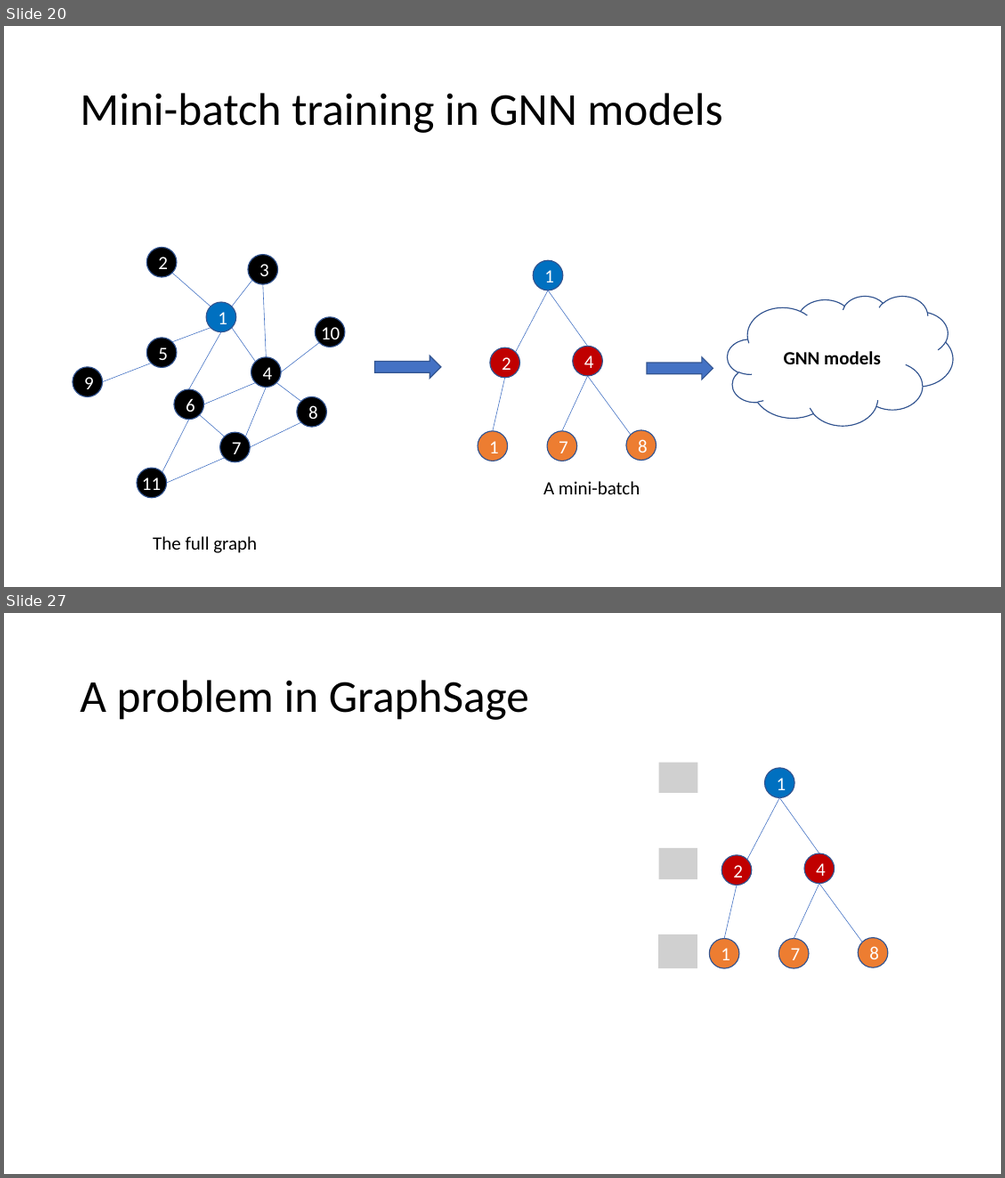
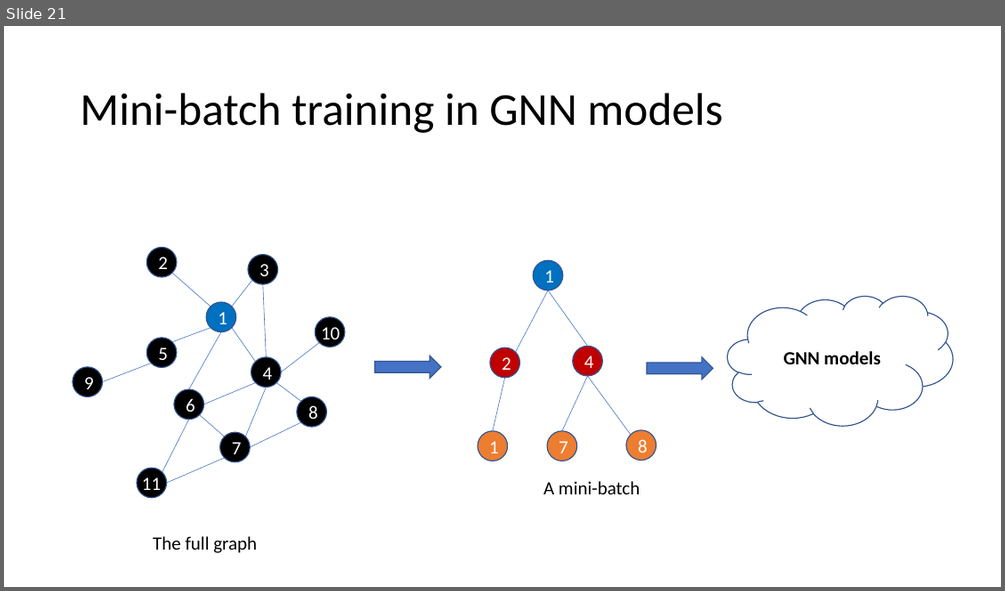
Before and after one commit to dglai/WWW20-Hands-on-Tutorial, a slide deck: large_graphs/sampling.pptx. Shown one above the other, each under a label of ours: slides 20 and 27 before the commit, slide 21 after it; the slides between them are not shown. The pictures are 1005x1178 and 1005x591 pixels, drawn with LibreOffice and Linux fonts; fonts in the diff are those of the drawing; grey boxes stand for pictures. Boxes give left, top, right and bottom in pixels: in the first picture for what was removed or moved away, otherwise in the second. Text is boxed around its words. In the diff, an @@ line names an element or a change of style, - is before the commit and + after.

```diff
--- a/large_graphs/sampling.pptx
+++ b/large_graphs/sampling.pptx
@@ slide 27 removed at [4,613,1001,1174], background #FFFFFF @@
@@ title removed at [80,680,529,720] @@
-A problem in GraphSage
@@ group removed at [658,763,888,969]: 6 ellipses, 5 lines, 3 pictures @@
-1
-2
-7
-4
-8
-1
@@ what was slide 20 is now slide 21 @@
```
Also in this commit, not shown: 4 slides changed, 1 slide added, 9 other slides removed, 2 other files.
